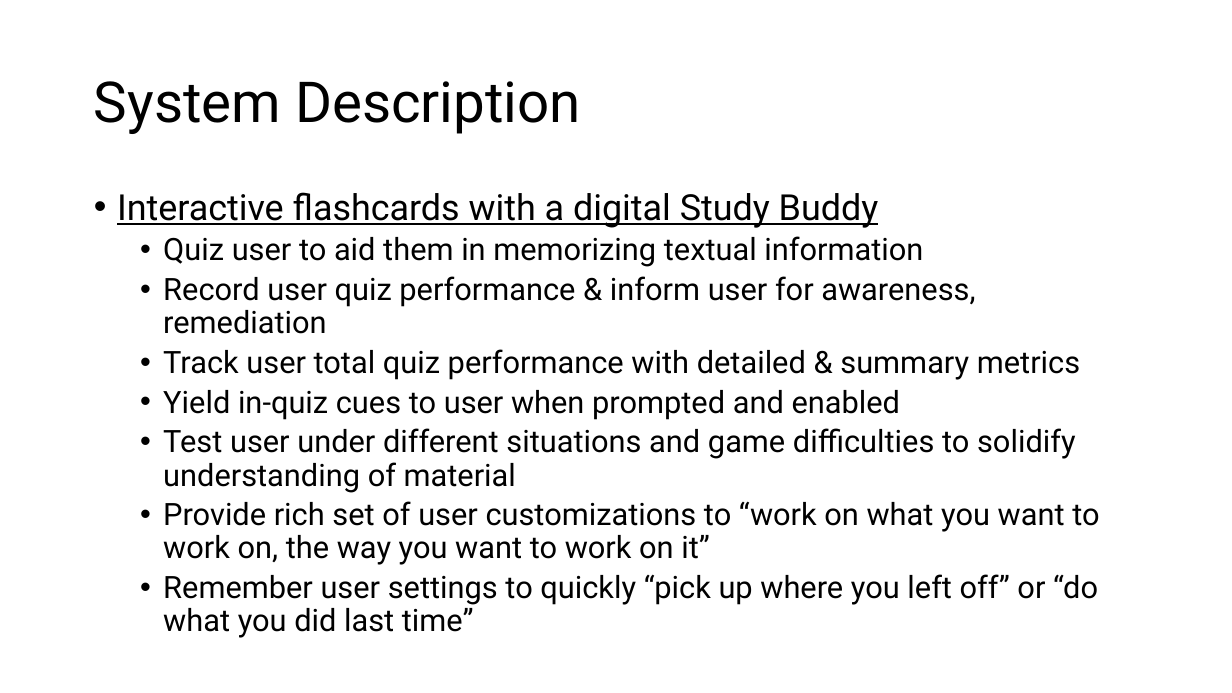
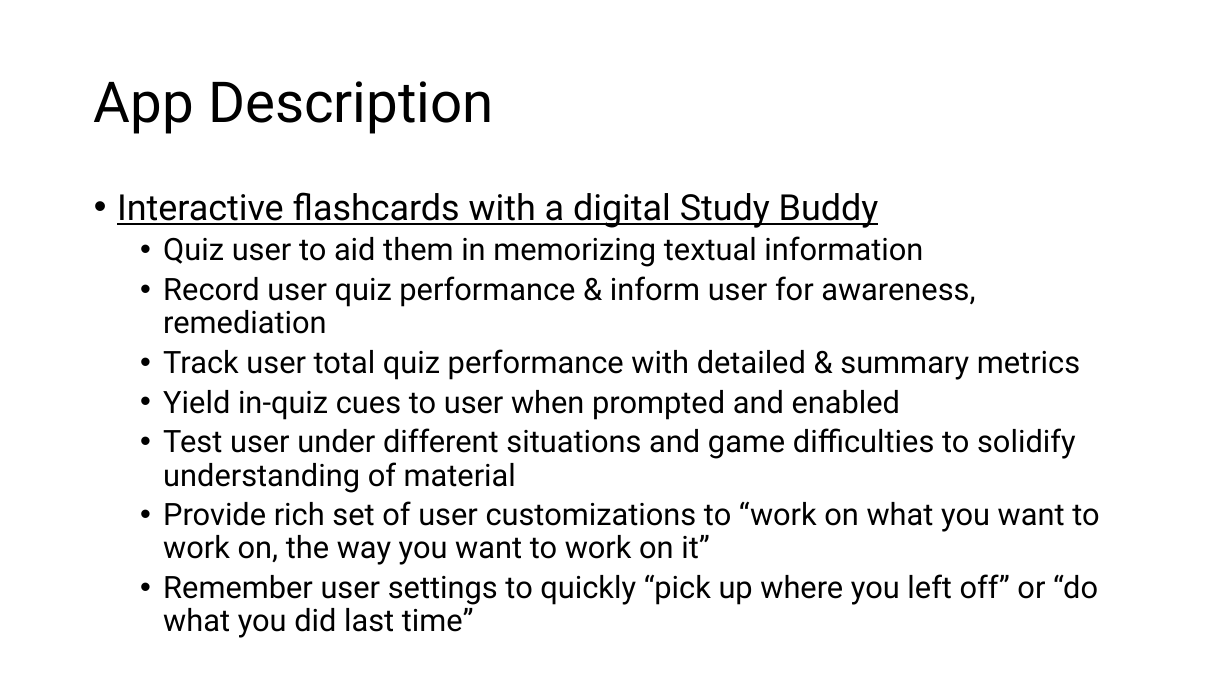
Before and after one commit to dabrygo/bmc, a slide deck: slide 2 of doc/bmc-system-charts.pptx. Drawn at 1232x693 pixels with LibreOffice and Linux fonts; fonts in the diff are those of the drawing. Boxes give left, top, right and bottom in pixels: in the first picture for what was removed or moved away, otherwise in the second. Text is boxed around its words. In the diff, an @@ line names an element or a change of style, - is before the commit and + after.

```diff
--- a/doc/bmc-system-charts.pptx
+++ b/doc/bmc-system-charts.pptx
@@ title at <box>94,81,494,134</box>: text changed @@
-System Description
+App Description
```
Also in this commit, not shown: 1 other slide changed, 3 slides added, 4 other files.
